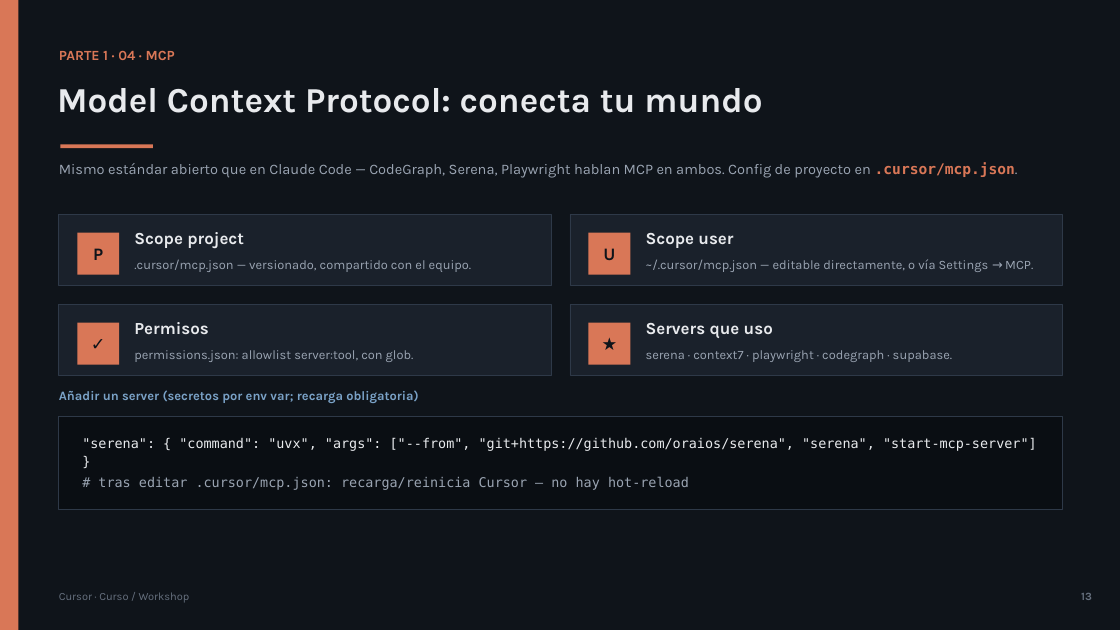
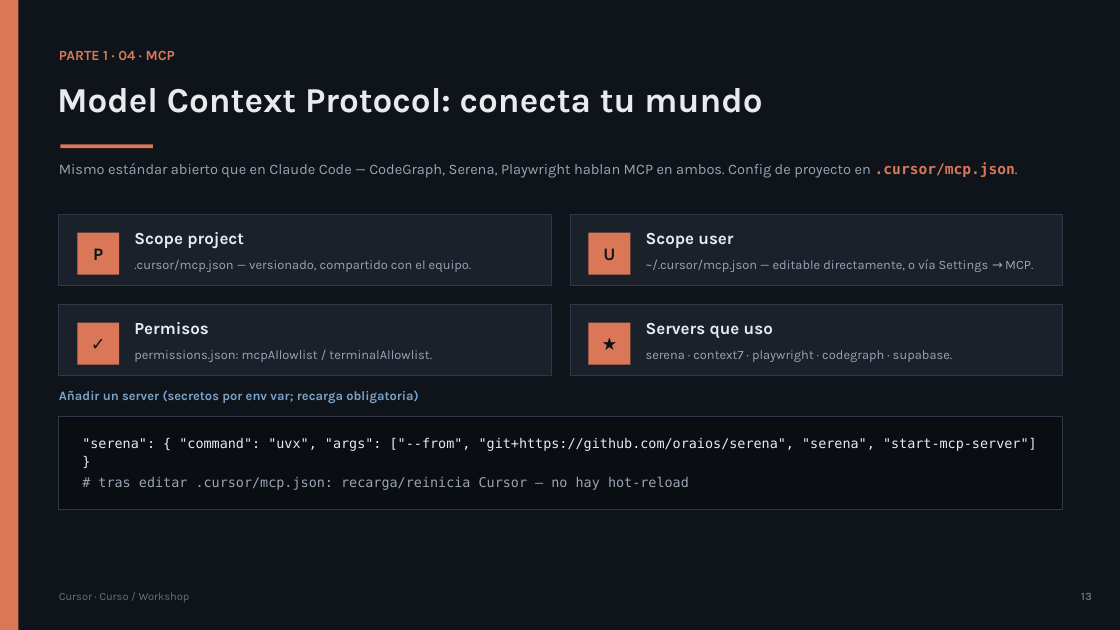
Before and after one commit to olonok69/cursor_code_ml_engineer, a slide deck: slide 13 of presentacion/Cursor_Presentacion.pptx. Drawn at 1120x630 pixels with LibreOffice and Linux fonts; fonts in the diff are those of the drawing. Boxes give left, top, right and bottom in pixels: in the first picture for what was removed or moved away, otherwise in the second. Text is boxed around its words. In the diff, an @@ line names an element or a change of style, - is before the commit and + after.

```diff
--- a/presentacion/Cursor_Presentacion.pptx
+++ b/presentacion/Cursor_Presentacion.pptx
@@ text at [134, 350, 432, 362]: text changed @@
-permissions.json: allowlist server:tool, con glob.
+permissions.json: mcpAllowlist / terminalAllowlist.
```
Also in this commit, not shown: 10 other slides changed, 14 other files.
